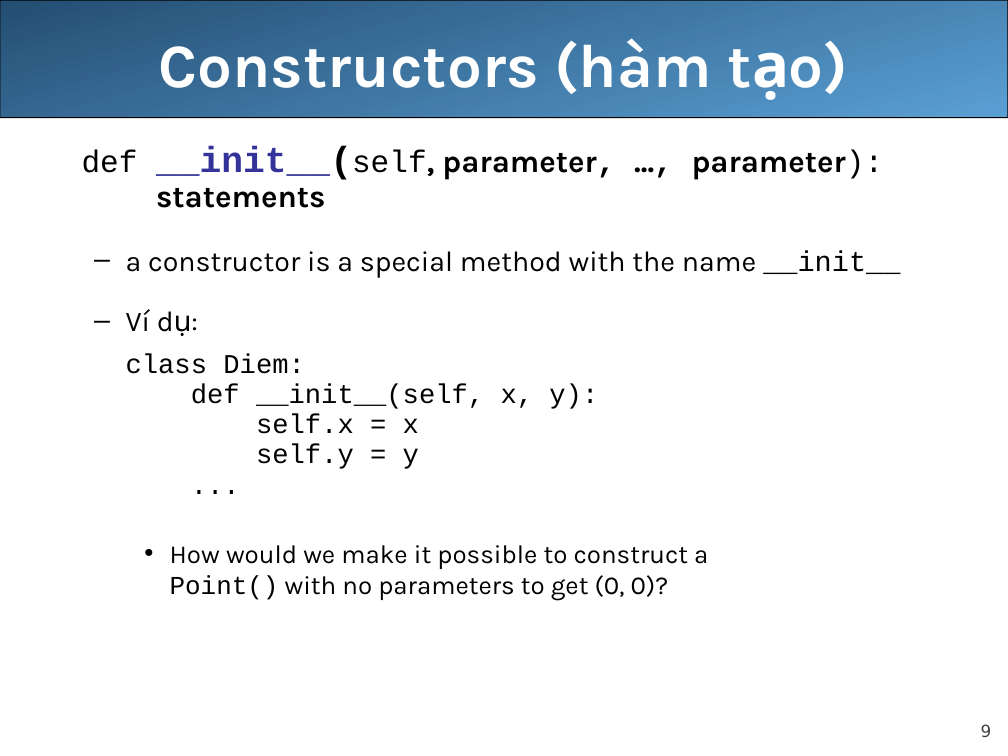
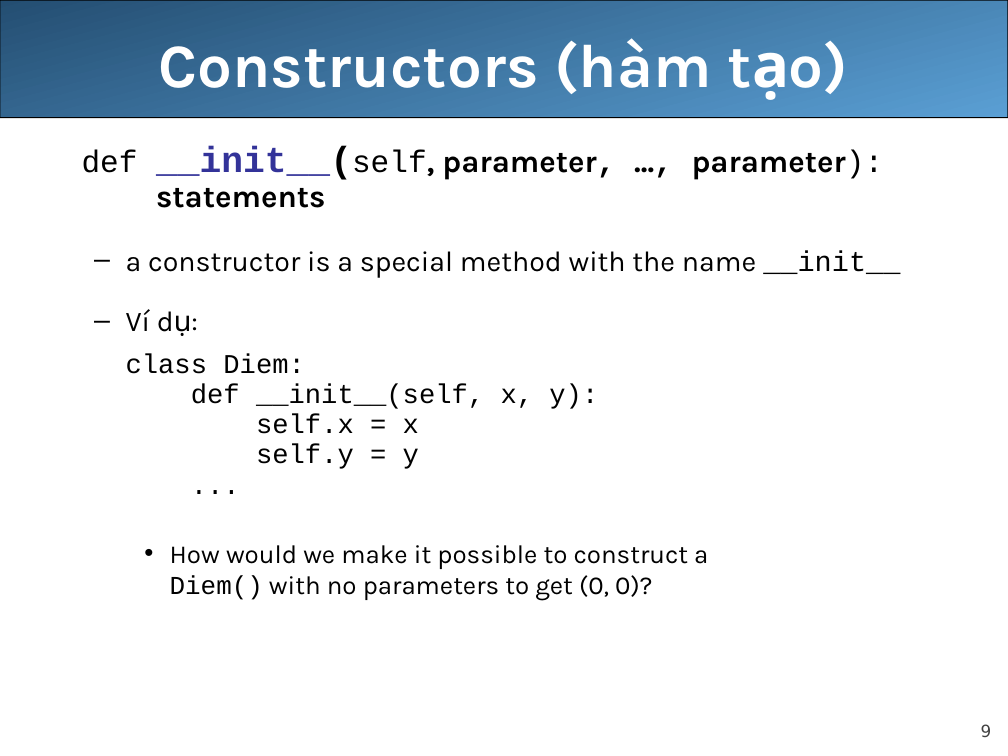
Before and after one commit to nhatngheeducation/python17032021, a slide deck: slide 9 of Python_08_OOP.ppt. Drawn at 1008x756 pixels with LibreOffice and Linux fonts; fonts in the diff are those of the drawing; background and template pictures are left out. Boxes give left, top, right and bottom in pixels: in the first picture for what was removed or moved away, otherwise in the second. Text is boxed around its words. In the diff, an @@ line names an element or a change of style, - is before the commit and + after.

```diff
--- a/Python_08_OOP.ppt
+++ b/Python_08_OOP.ppt
@@ text at [170,545,708,601]: text changed @@
-    • How would we make it possible to construct a
-      Point() with no parameters to get (0, 0)?
+    • How would we make it possible to construct a
+      Diem() with no parameters to get (0, 0)?
```
Also in this commit, not shown: 4 other slides changed, 8 other files.
